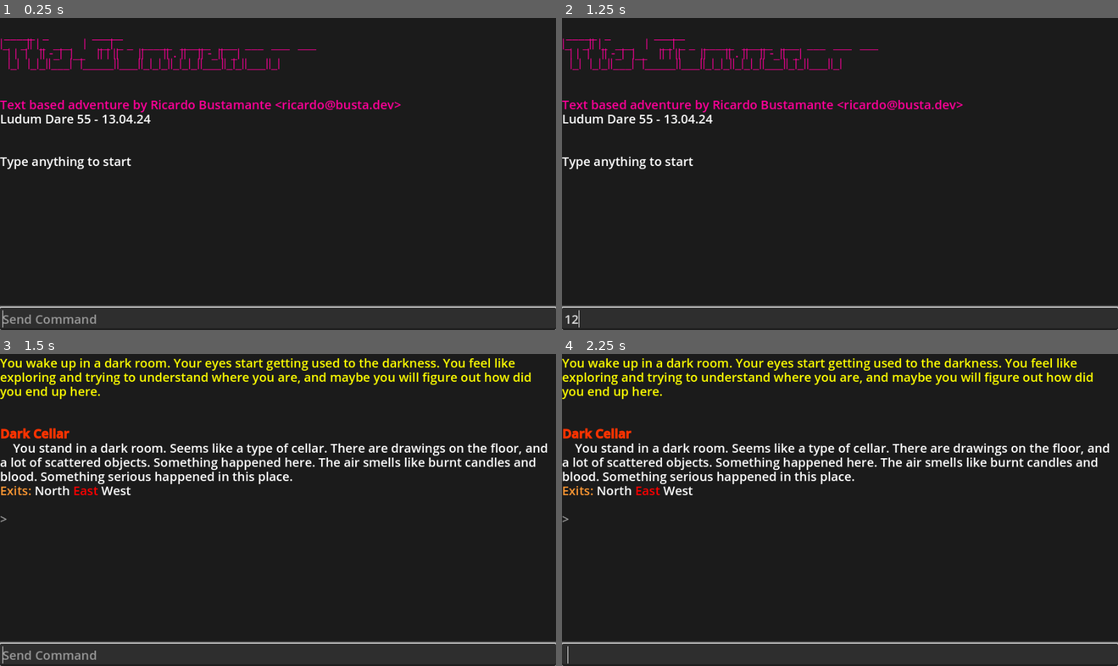
Above: before the commit, frames 1-4 (two rows, left to right).
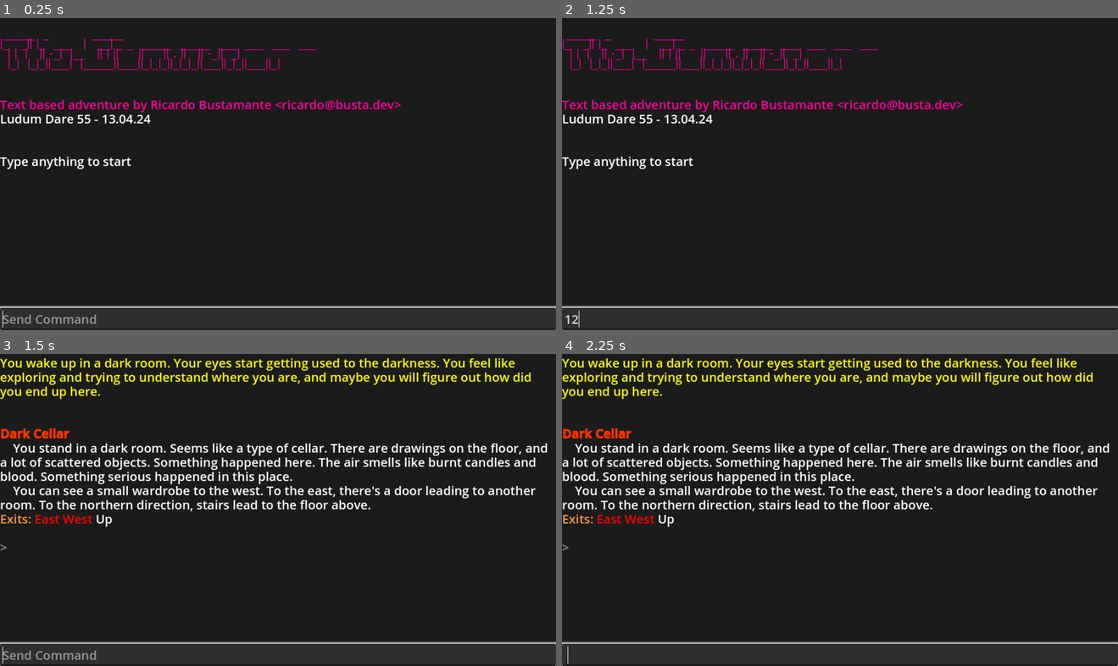
Above: after the commit, the same moments.

Repository: ricardobusta/ludumdare55
Game: Godot game, scene res://terminal.tscn
Two runs of this game, one before a commit and one after it. Both use one fixed random seed, a clock stepped at 60 frames per second and the inputs below.
Inputs (mouse positions are in pixels of both pictures, inside the frame that each line leads up to):
- Up to frame 1 (0.25 s): no input
- Up to frame 2 (1.25 s): click (840, 317) at 0.52 s; type "12" at 0.6 s
- Up to frame 3 (1.5 s): tap Enter at 1.25 s
- Up to frame 4 (2.25 s): tap Space at 2 s

Frames 1-2 are identical in both runs. In frame 3, 2.7% of the frame differs, in the area x 0-97%, y 42-64%; in frame 4, 2.7%.

Commit message:
Add up and down directions

Diff:
--- a/Summoning/game_control.gd
+++ b/Summoning/game_control.gd
@@ -101,6 +101,10 @@
             return "east"
         "west", "wes", "we", "w":
             return "west"
+        "up", "u":
+            return "up"
+        "down", "dow", "do", "d":
+            return "down"
         _:
             return direction
 
@@ -114,6 +118,10 @@
             return _room().door_east
         "west":
             return _room().door_west
+        "up":
+            return _room().door_up
+        "down":
+            return _room().door_down
         _:
             return 0
 
@@ -139,10 +147,18 @@
         _print_text("Open what?")
         return
     match(target):
-        "north", "south", "east", "west":
-            _print_text("Open direction %s" % target)
+        "north", "south", "east", "west", "up", "down":
+            var door_id = _door_id_at_direction(target)
+            if(door_id > 0):
+                if(room_config.doors[door_id].closed):
+                    room_config.doors[door_id].closed = false
+                    _print_text("Door to the %s was opened." % target)
+                else:
+                    _print_text("Door to the %s was already open." % target)
+            else:
+                _print_text("There's nothing to open at %s direction." % target)
         _:
-            _print_text("Open %s" % target)
+            _print_text("Open %s." % target)
 
 func _room() -> Room:
     return room_config.rooms[current_room]
@@ -158,6 +174,10 @@
             room = _room().exit_east
         "west":
             room = _room().exit_west
+        "up":
+            room = _room().exit_up
+        "down":
+            room = _room().exit_down
         _:
             room = 0
     return room
--- a/Summoning/room.gd
+++ b/Summoning/room.gd
@@ -12,6 +12,10 @@
 var door_east: int = 0
 var exit_west: int = 0
 var door_west: int = 0
+var exit_up: int = 0
+var door_up: int = 0
+var exit_down: int = 0
+var door_down: int = 0
 
 func set_name(room_name: String) -> Room:
     self.name = room_name
@@ -41,6 +45,16 @@
     self.door_west = door
     return self
 
+func set_exit_up(id: int, door: int) -> Room:
+    self.exit_up = id
+    self.door_up = door
+    return self
+
+func set_exit_down(id: int, door: int) -> Room:
+    self.exit_down = id
+    self.door_down = door
+    return self
+
 func print_exits(room_config: RoomConfig) -> String:
     var text = "[color=#ff9933]Exits:[/color]"
     var has_exit = false;
@@ -57,6 +71,12 @@
     if(exit_west > 0):
         text += get_dir_text("West", door_west, doors)
         has_exit = true
+    if(exit_up > 0):
+        text += get_dir_text("Up", door_up, doors)
+        has_exit = true
+    if(exit_down > 0):
+        text += get_dir_text("Down", door_down, doors)
+        has_exit = true
     if(!has_exit):
         text += " None"
     return text
@@ -67,7 +87,6 @@
     else:
         return " %s" % dir
 
-
 func print_complete(room_config: RoomConfig) -> String:
     var text = "[color=#ff3300][b]%s[/b][/color]\n    %s\n" % [name, description]
     text += print_exits(room_config)
--- a/Summoning/room_config.gd
+++ b/Summoning/room_config.gd
@@ -10,7 +10,9 @@
         .set_name("Dark Cellar")
         .set_description("You stand in a dark room. Seems like a type of cellar. \
 There are drawings on the floor, and a lot of scattered objects. Something happened here. \
-The air smells like burnt candles and blood. Something serious happened in this place.")
+The air smells like burnt candles and blood. Something serious happened in this place.
+    You can see a small wardrobe to the west. To the east, there's a door leading to another \
+room. To the northern direction, stairs lead to the floor above.")
     )
 
     rooms[2] = ( Room.new()
@@ -54,13 +56,15 @@
         .set_description("Sample Description ")
     )
 
-    doors[1] = ( Door.new("a wooden cabinetwoo door", true, "") )
+    doors[1] = ( Door.new("a wooden door", true, "") )
 
-    make_passage("e", 1, 2, 1)
+    doors[2] = ( Door.new("a small wardrobe", true, "") )
 
-    make_passage("w", 1, 3, 0)
+    make_passage("e", 1, 2, 1) # workshop
 
-    make_passage("n", 1, 4, 0)
+    make_passage("w", 1, 3, 2) # wardrobe
+
+    make_passage("u", 1, 4, 0)
 
 func make_passage(dir: String, from: int, to: int, door: int):
     match(dir):
@@ -76,3 +80,9 @@
         "w":
             rooms[from].set_exit_west(to, door)
             rooms[to].set_exit_east(from, door)
+        "u":
+            rooms[from].set_exit_up(to, door)
+            rooms[to].set_exit_down(from, door)
+        "d":
+            rooms[from].set_exit_down(to, door)
+            rooms[to].set_exit_up(from, door)
